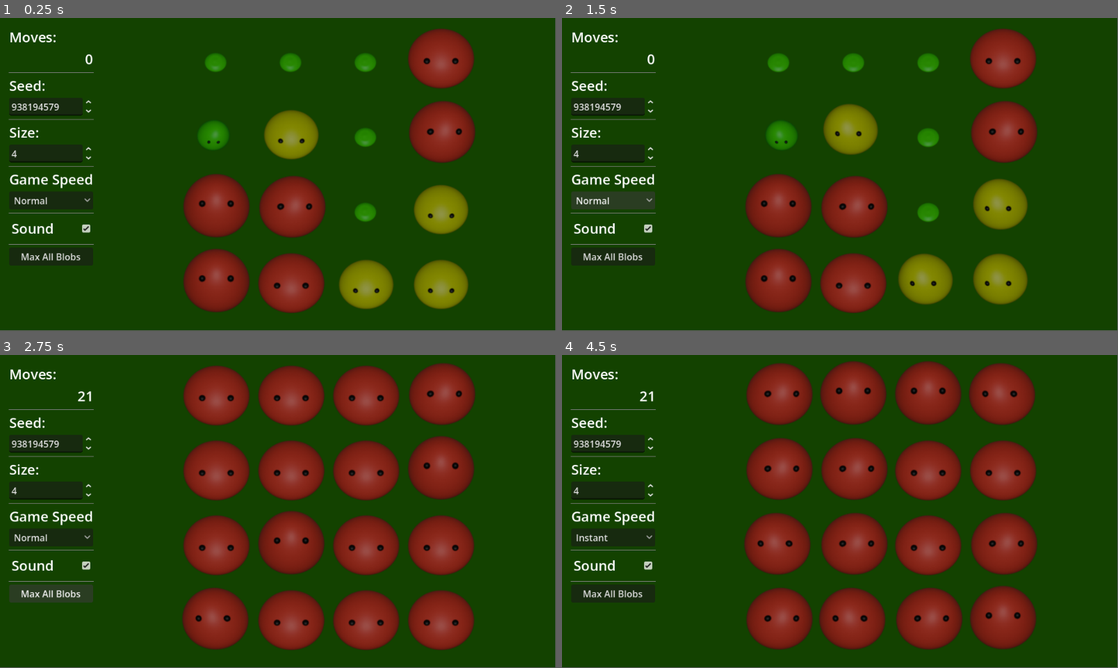
Above: before the commit, frames 1-4 (two rows, left to right).
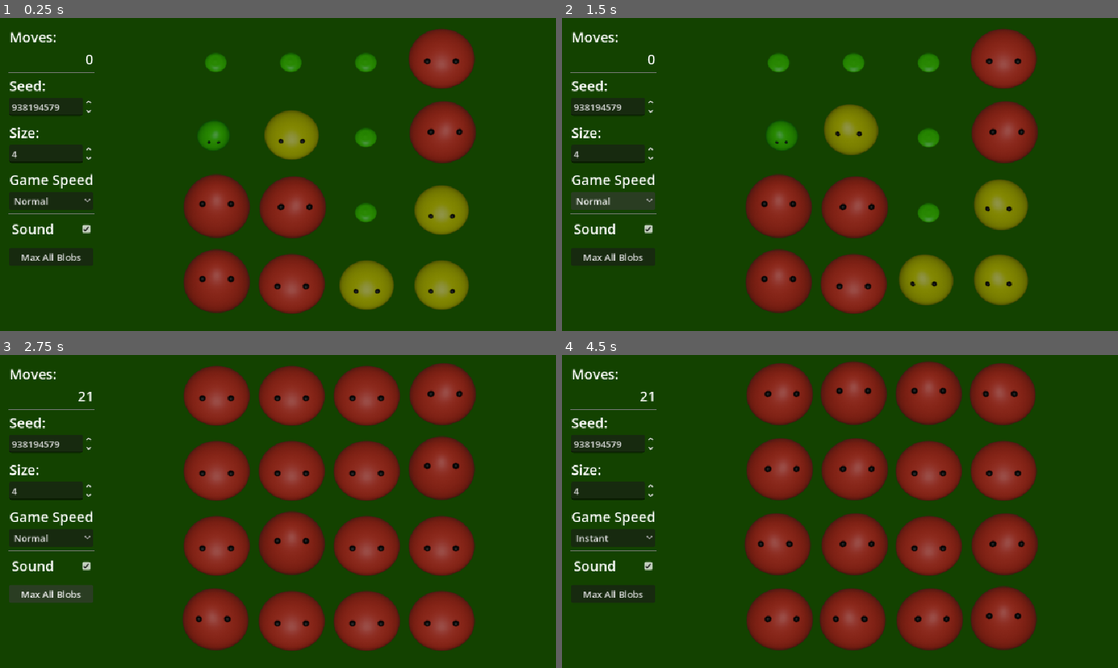
Above: after the commit, the same moments.

Repository: theepicsnail/blobby
Game: Godot game, scene res://Board.tscn
Two runs of this game, one before a commit and one after it. Both use one fixed random seed, a clock stepped at 60 frames per second and the inputs below.
Inputs:
- Up to frame 1 (0.25 s): no input
- Up to frame 2 (1.5 s): click "Normal" at 0.5 s; click "Normal" at 1.25 s
- Up to frame 3 (2.75 s): click "Max All Blobs" at 2 s
- Up to frame 4 (4.5 s): click "Max All Blobs" at 2.75 s; click "Normal" at 3.5 s; click "Max All Blobs" at 4.25 s
In our replay, the window is 799x449 before the commit and 800x450 after it. These sizes can differ from the game's own. Grey fills any space a smaller window leaves; there, only what the larger window draws over its background counts as a difference.

The runs differ from the first frame. In frame 1, 1.9% of the frame differs, in the area x 1-86%, y 4-95%; in frame 2, 1.9%; in frame 3, 2.3%, in the area x 1-86%, y 3-95%; in frame 4, 2.2%.

Commit message:
Fixed browser window scaling issue

Diff:
--- a/project.godot
+++ b/project.godot
@@ -24,6 +24,8 @@
 
 window/size/viewport_width=960
 window/size/viewport_height=540
+window/size/resizable=false
+window/stretch/mode="canvas_items"
 
 [filesystem]
 
Not shown, changed: docs/index.html
Not shown, changed: docs/index.js
Not shown, changed: docs/index.pck
Not shown, changed: docs/index.wasm
